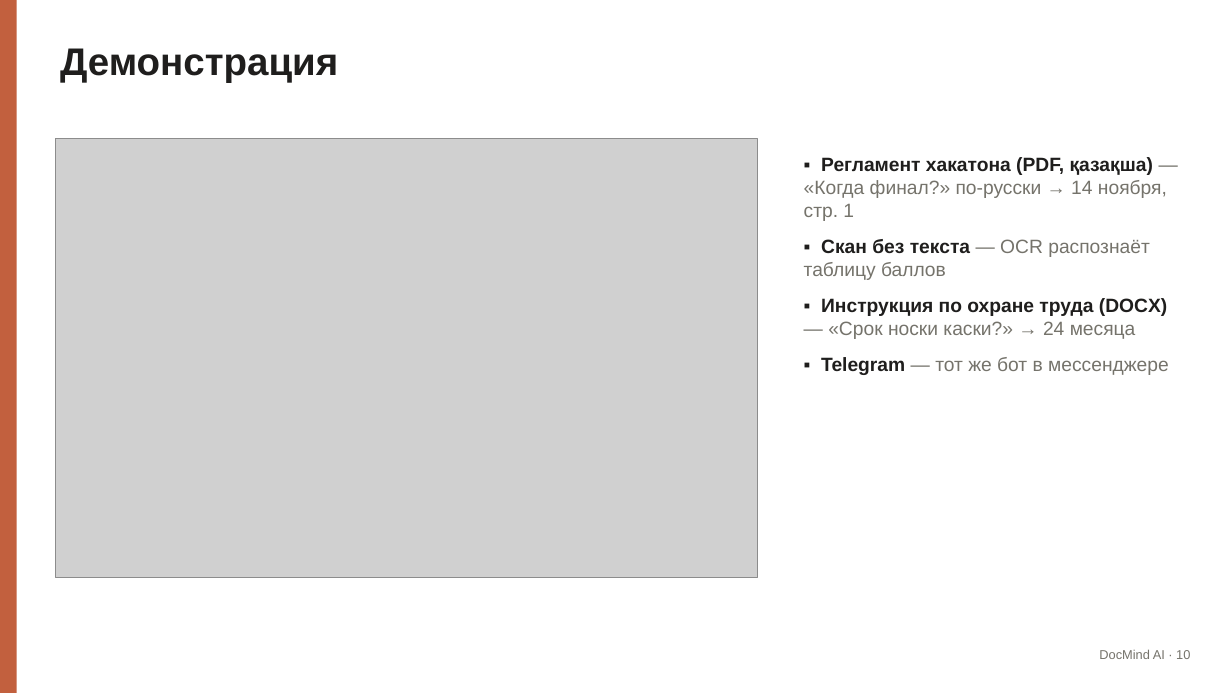
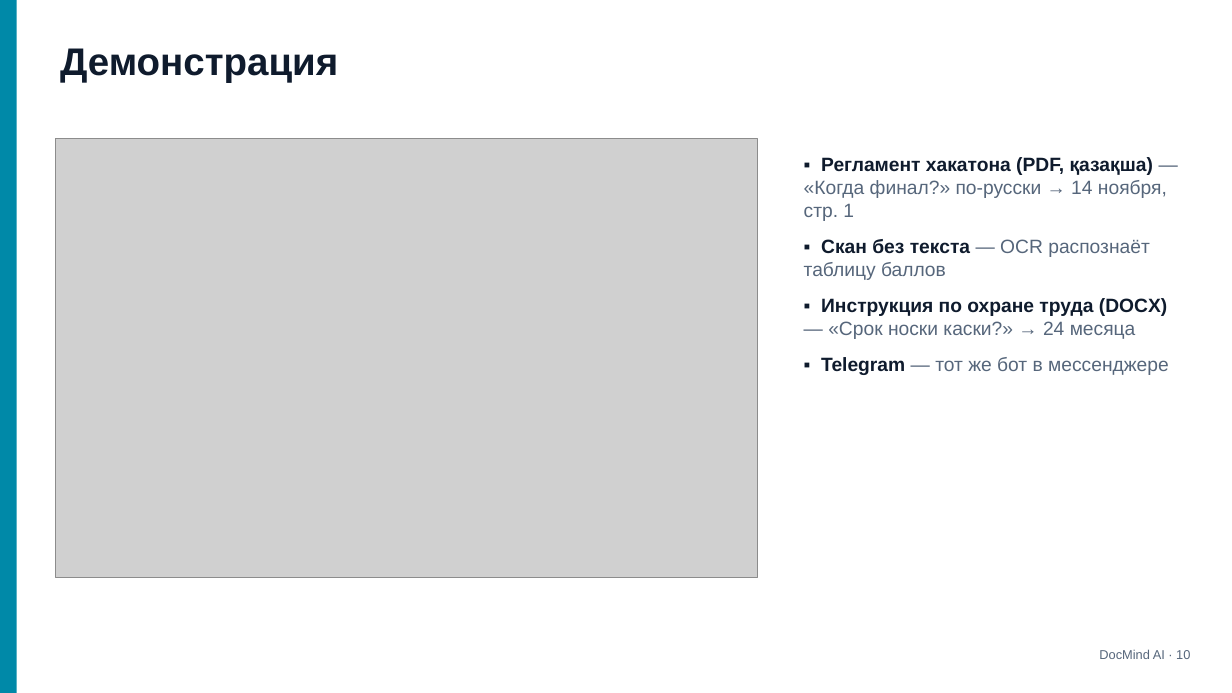
Before and after one commit to adiletpn/ChatBotAI, a slide deck: slide 10 of docs/DocMind_AI_Presentation.pptx. Drawn at 1232x693 pixels with LibreOffice and Linux fonts; fonts in the diff are those of the drawing; grey boxes stand for pictures. Boxes give left, top, right and bottom in pixels: in the first picture for what was removed or moved away, otherwise in the second. Text is boxed around its words. In the diff, an @@ line names an element or a change of style, - is before the commit and + after.

```diff
--- a/docs/DocMind_AI_Presentation.pptx
+++ b/docs/DocMind_AI_Presentation.pptx
@@ rectangle at bbox=[0, 0, 17, 693]: fill #C2603E to #0089A8 @@
@@ text "Демонстрация" at bbox=[60, 48, 338, 83]: text colour #1F1E1D to #0F1B2D @@
@@ text "▪ Регламент хакатона (PDF, қазақша) ..." at bbox=[804, 157, 1169, 375]: text colour #1F1E1D to #0F1B2D in "▪ Регламент хакатона (PDF, қазақша)", "▪ Скан без текста", "▪ Инструкция по охране труда (DOCX)", "▪ Telegram"; text colour #75736B to #56667B in "— «Когда финал?» по-русски → 14 ноября, ...", "— OCR распознаёт таблицу баллов", "— «Срок носки каски?» → 24 месяца", "— тот же бот в мессенджере" @@
@@ text "DocMind AI · 10" at bbox=[1099, 649, 1190, 659]: text colour #75736B to #56667B @@
```
Also in this commit, not shown: 12 other slides changed.
